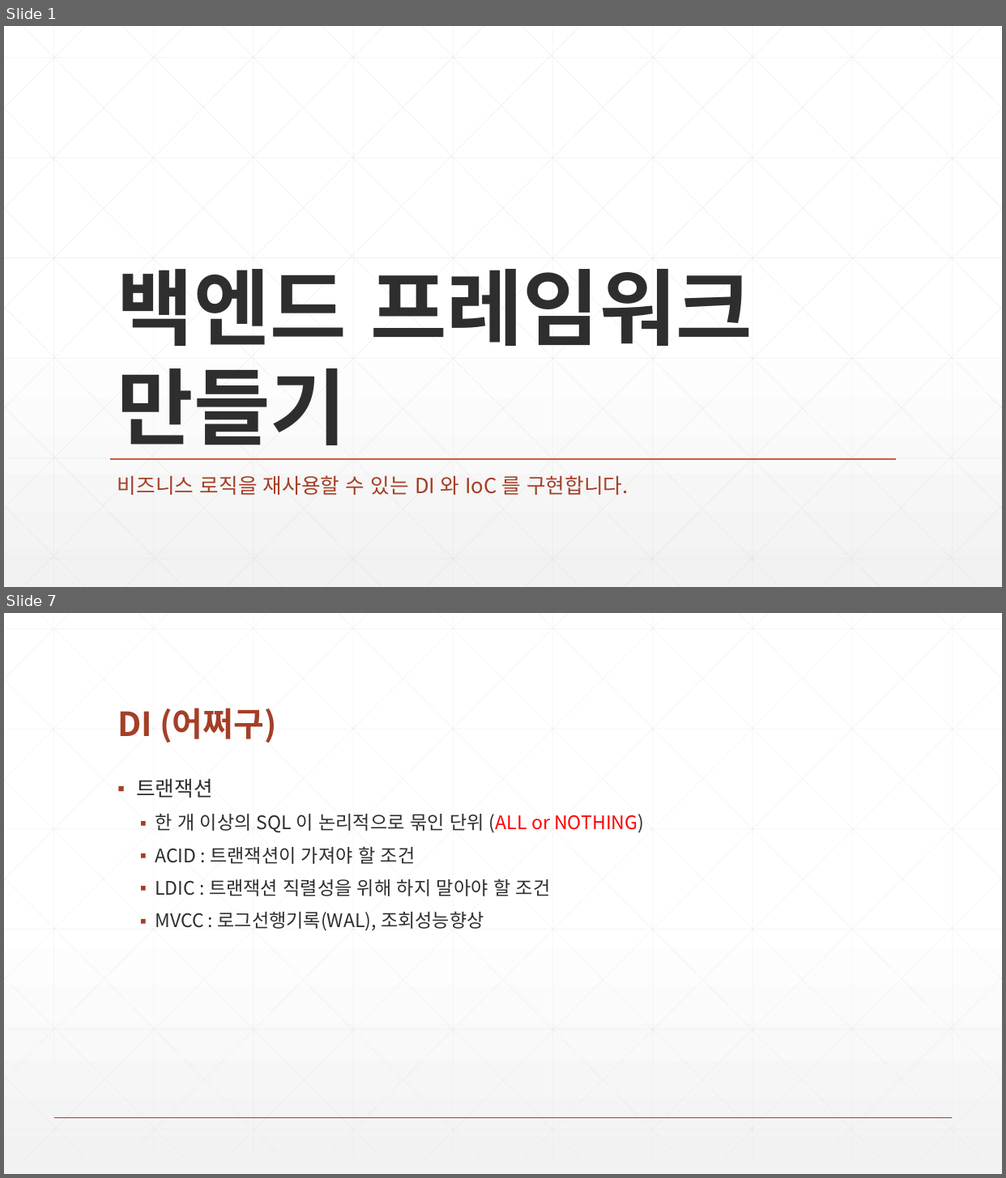
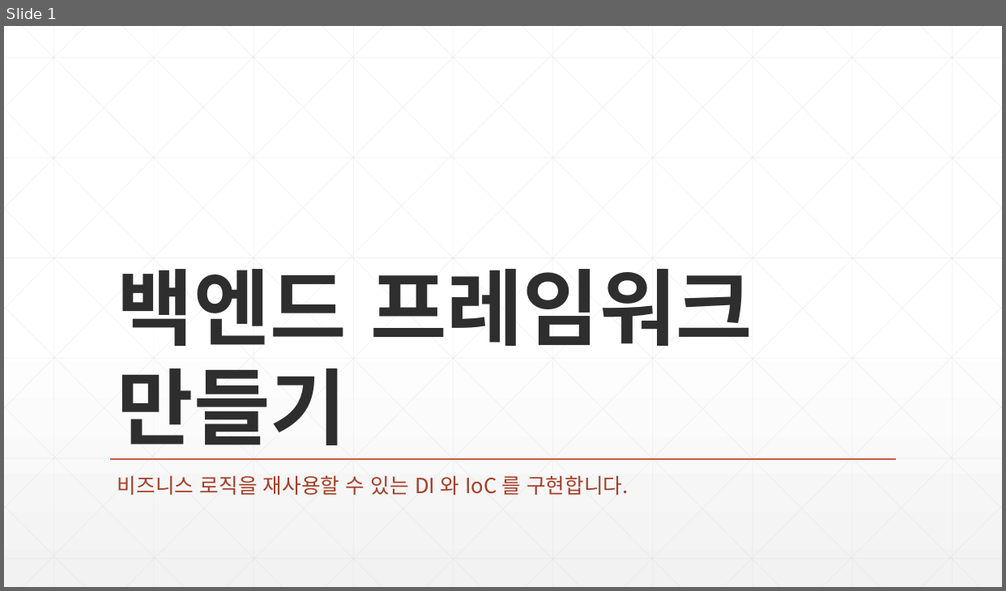
Before and after one commit to zeroshift01/code5, a slide deck: inflearn04/doc/교재.pptx. Shown one above the other, each under a label of ours: slides 1 and 7 before the commit, slide 1 after it; the slides between them are not shown. The pictures are 1006x1178 and 1006x591 pixels, drawn with LibreOffice and Linux fonts; fonts in the diff are those of the drawing. Boxes give left, top, right and bottom in pixels: in the first picture for what was removed or moved away, otherwise in the second. Text is boxed around its words. In the diff, an @@ line names an element or a change of style, - is before the commit and + after.

```diff
--- a/inflearn04/doc/교재.pptx
+++ b/inflearn04/doc/교재.pptx
@@ slide 7 removed at (4,613,1002,1174), background gradient #FFFFFF to #F2F2F2 @@
@@ title removed at (117,708,277,743) @@
-DI (어쩌구)
@@ text removed at (136,778,644,931) @@
-▪ 트랜잭션
-  ▪ 한 개 이상의 SQL 이 논리적으로 묶인 단위 (ALL or NOTHING)
-  ▪ ACID : 트랜잭션이 가져야 할 조건
-  ▪ LDIC : 트랜잭션 직렬성을 위해 하지 말아야 할 조건
-  ▪ MVCC : 로그선행기록(WAL), 조회성능향상
@@ group removed at (4,613,1002,1159): 46 lines @@
@@ line removed from (54, 1118) to (953, 1118) @@
```
Also in this commit, not shown: 5 slides changed, 2 slides added, 9 other slides removed, 6 other files.
